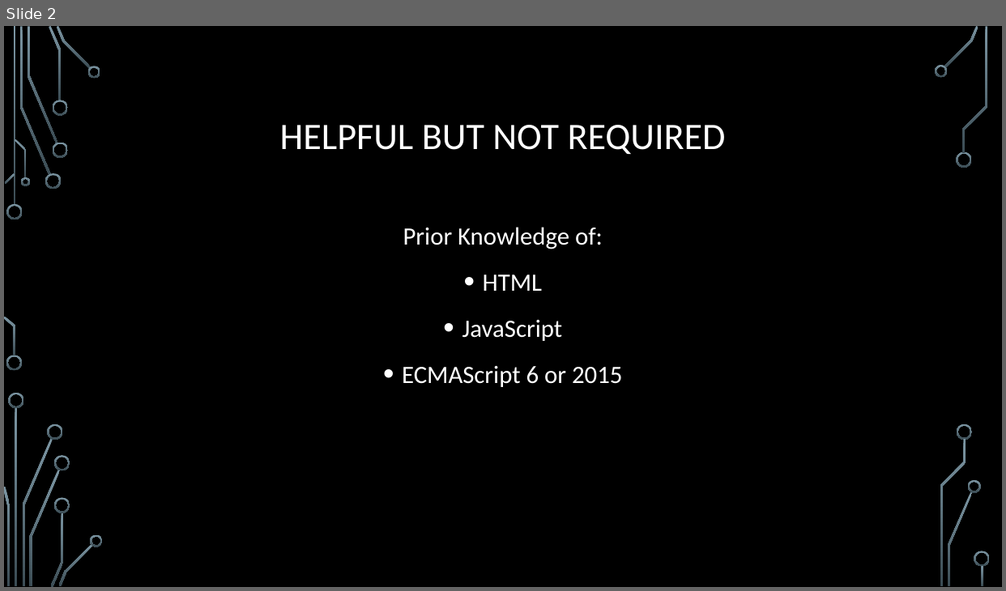
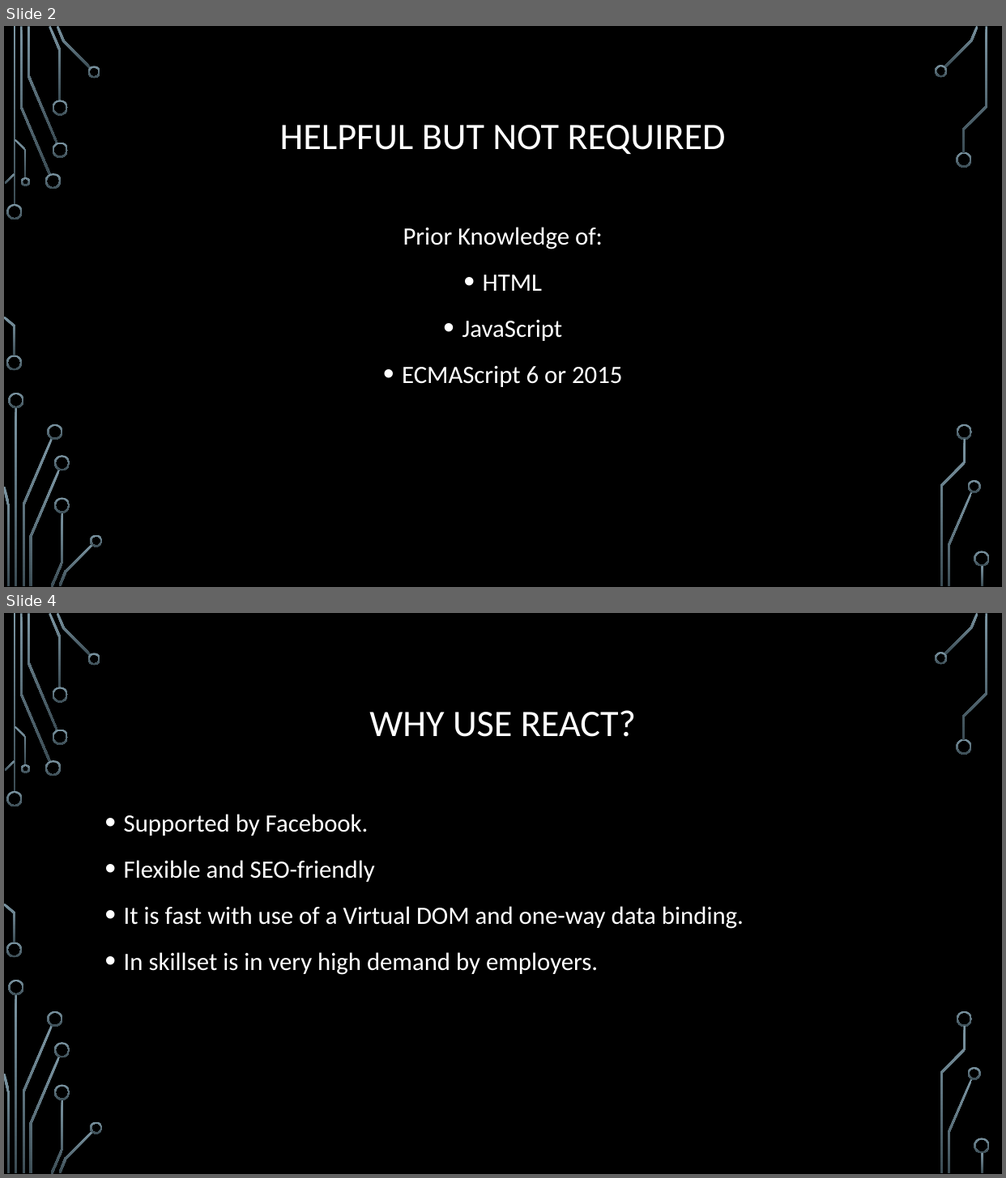
Before and after one commit to kenxwagner/ken_teaches, a slide deck: React/slides/react_lessons_slides.pptx. Shown one above the other, each under a label of ours: slide 2 before the commit, slides 2 and 4 after it; the slides between them are not shown. The pictures are 1006x591 and 1006x1178 pixels, drawn with LibreOffice and Linux fonts; fonts in the diff are those of the drawing; background and template pictures are left out. Boxes give left, top, right and bottom in pixels: in the first picture for what was removed or moved away, otherwise in the second. Text is boxed around its words. In the diff, an @@ line names an element or a change of style, - is before the commit and + after.

Commit message:
Next step
Working on the section as to why use React.

```diff
--- a/React/slides/react_lessons_slides.pptx
+++ b/React/slides/react_lessons_slides.pptx
@@ slide 4 added at [4, 613, 1002, 1174], background picture (left out); not listed: 36 template elements that a slide beside it also shows @@
@@ title added at [369, 710, 636, 737], 36 pt, text #FFFFFF @@
+WHY USE REACT?
@@ text added at [124, 814, 744, 975], 24 pt, text #FFFFFF @@
+• Supported by Facebook.
+• Flexible and SEO-friendly
+• It is fast with use of a Virtual DOM and one-way data binding.
+• In skillset is in very high demand by employers.
```
Also in this commit, not shown: 1 slide changed, 1 slide removed.
